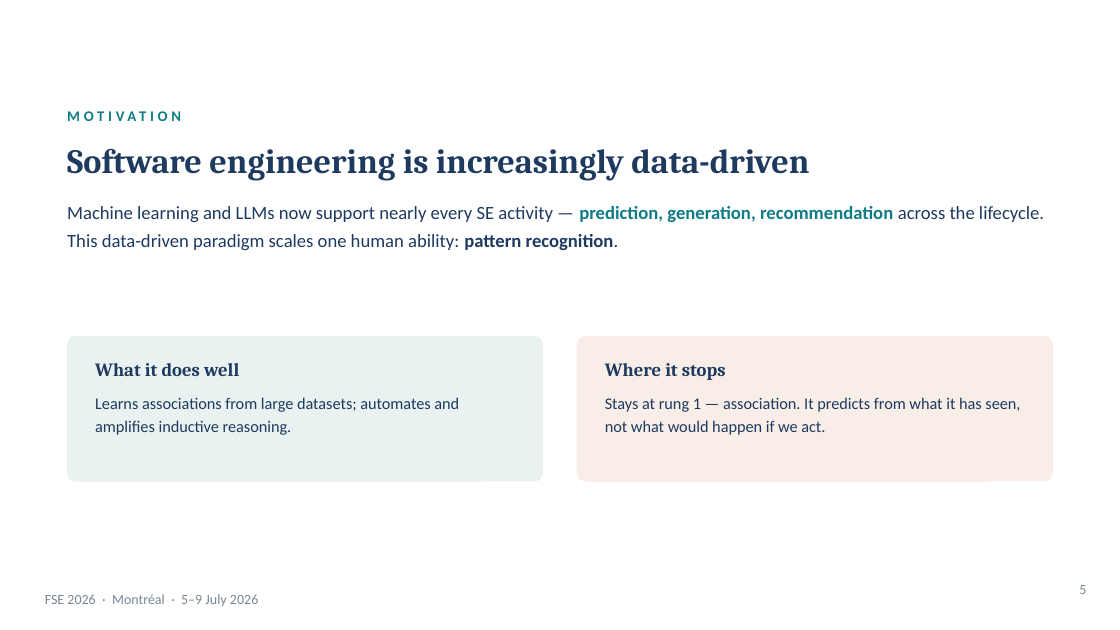
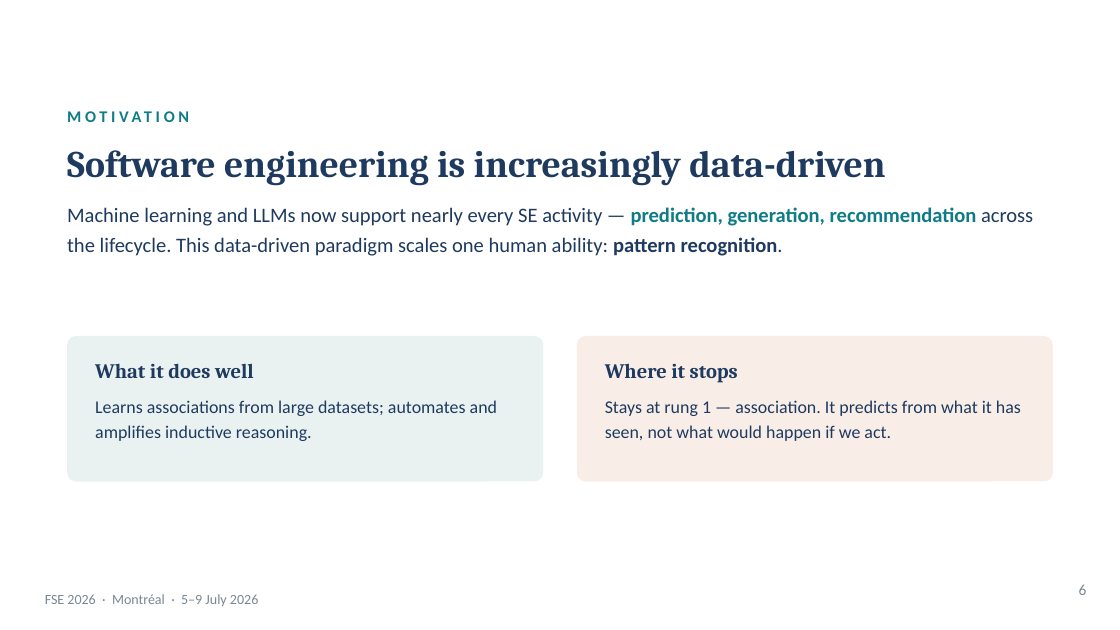
Before and after one commit to martinheyn/CI4SE_Tutorial, a slide deck: slide 6 of slides/Part 1 Causal Modelling_intro_testing_RCA.pptx (slide 5 before the commit). Drawn at 1120x630 pixels with LibreOffice and Linux fonts; fonts in the diff are those of the drawing; background and template pictures are left out. Boxes give left, top, right and bottom in pixels: in the first picture for what was removed or moved away, otherwise in the second. Text is boxed around its words. In the diff, an @@ line names an element or a change of style, - is before the commit and + after.

```diff
--- a/slides/Part 1 Causal Modelling_intro_testing_RCA.pptx
+++ b/slides/Part 1 Causal Modelling_intro_testing_RCA.pptx
@@ text "MOTIVATION" at [67, 106, 1053, 136]: size 9.5 to 10.4 pt @@
@@ text "Software engineering is increasingly data-driven" at [67, 150, 885, 186]: size 22 to 24.2 pt @@
@@ text "Machine learning and LLMs now ..." at [67, 207, 1033, 256]: size 12 to 13.2 pt @@
@@ text "What it does well" at [95, 363, 497, 441]: size 12 to 13.2 pt in "What it does well"; size 10.5 to 11.6 pt in "Learns associations from large datasets; automates and ..." @@
@@ text "Where it stops" at [605, 363, 1021, 441]: size 12 to 13.2 pt in "Where it stops"; size 10.5 to 11.6 pt in "Stays at rung 1 — association. It ..." @@
@@ text at [1079, 584, 1087, 595]: text changed; size 9 to 9.9 pt @@
-5
+6
```
Also in this commit, not shown: 18 other slides changed, 5 slides added, 12 slides removed, 2 other files.
